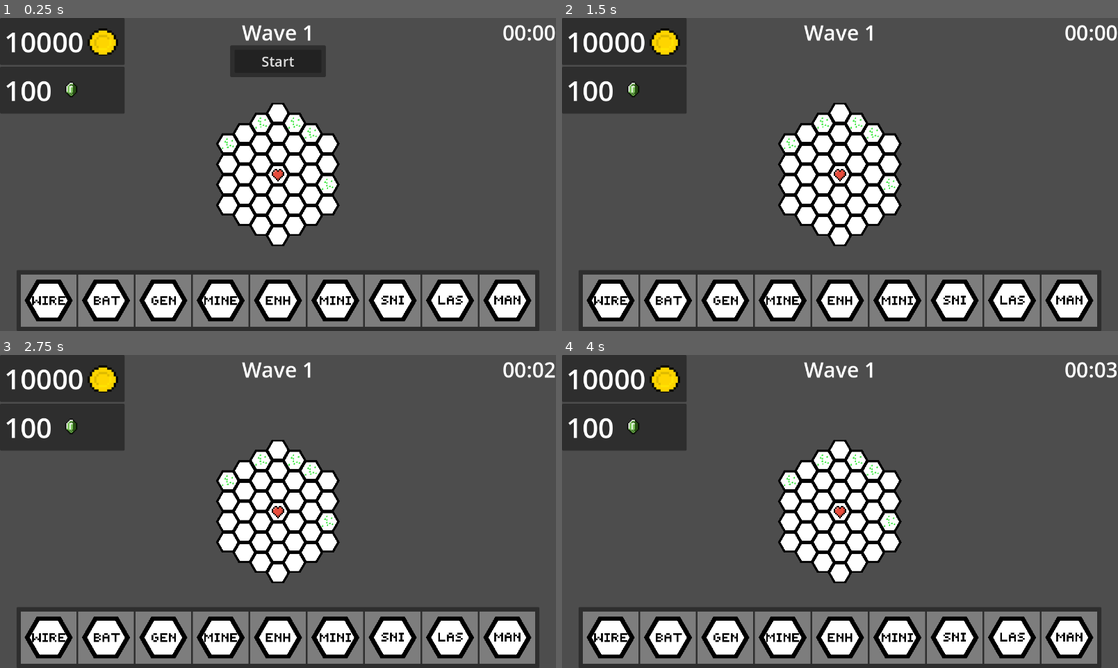
Above: before the commit, frames 1-4 (two rows, left to right).
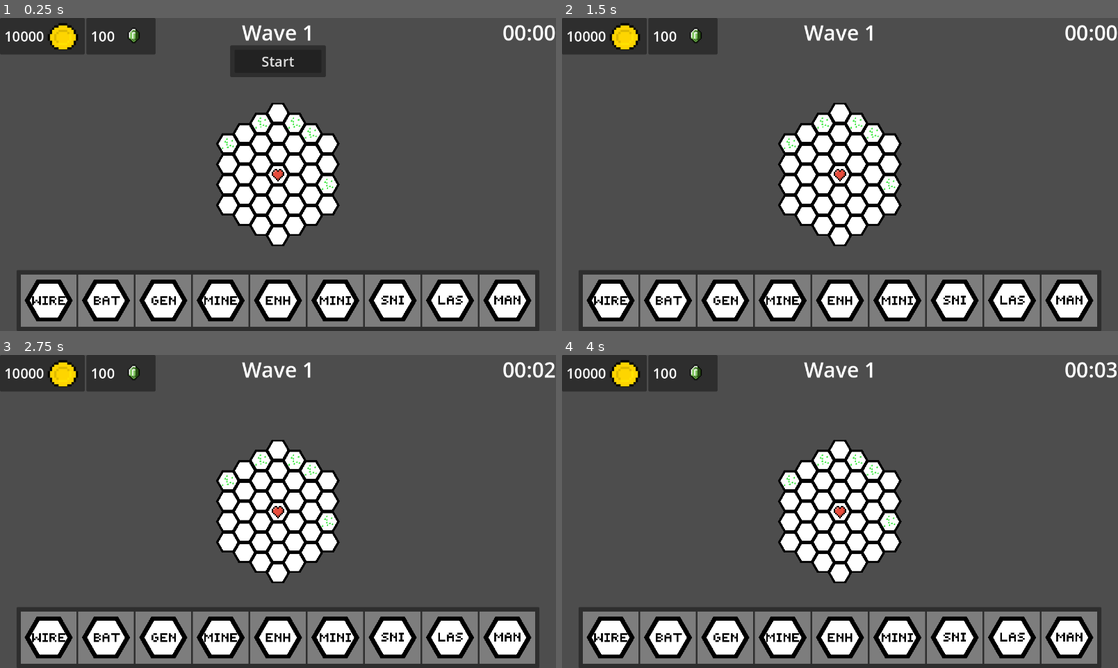
Above: after the commit, the same moments.

Repository: KieranGliver/SpacePowerDefenseGame
Game: Godot game, scene res://Scenes/GameScenes/main.tscn
Same seed, same stepped clock (60 frames per second), same inputs: the game is played once before the commit and once after it.
Inputs (mouse positions are in pixels of both pictures, inside the frame that each line leads up to):
- Up to frame 1 (0.25 s): no input
- Up to frame 2 (1.5 s): click "Start" at 0.5 s; click (612, 299) at 1.25 s
- Up to frame 3 (2.75 s): click (105, 636) at 2 s
- Up to frame 4 (4 s): click (723, 636) at 2.75 s; click (784, 636) at 3.5 s

The runs differ from the first frame. In frame 1, 5.7% of the frame differs, in the area x 0-28%, y 0-31%; in frame 2, 5.7%; in frame 3, 5.7%; in frame 4, 5.7%.

Commit message:
Updated Ui

Diff:
--- a/Scenes/Enemy/BasicEnemy.tscn
+++ b/Scenes/Enemy/BasicEnemy.tscn
@@ -17,6 +17,7 @@
 
 [node name="Enemy" instance=ExtResource("1_d15rj")]
 SPEED = 60.0
+max_hp = 20.0
 max_shield = 0.0
 currency_value = 10
 
@@ -30,6 +31,9 @@
 [node name="CollisionShape2D" parent="HurtBox" index="0"]
 shape = SubResource("CapsuleShape2D_m21mq")
 
+[node name="HitBox" parent="." index="3"]
+damage = 0.0
+
 [node name="CollisionShape2D" parent="HitBox" index="0"]
 shape = SubResource("CapsuleShape2D_06fji")
 
--- a/Scenes/GameScenes/main.tscn
+++ b/Scenes/GameScenes/main.tscn
@@ -29,7 +29,7 @@
 [node name="HexMenu" parent="CanvasLayer/UI" instance=ExtResource("2_yfjim")]
 layout_mode = 1
 
-[node name="ResourceUI" type="VBoxContainer" parent="CanvasLayer/UI"]
+[node name="ResourceUI" type="HBoxContainer" parent="CanvasLayer/UI"]
 layout_mode = 0
 offset_right = 40.0
 offset_bottom = 40.0
--- a/Scenes/UI/Overlay/HexMenu.tscn
+++ b/Scenes/UI/Overlay/HexMenu.tscn
@@ -11,6 +11,14 @@
 [ext_resource type="Texture2D" uid="uid://b8u6jc21l6mat" path="res://Sprites/prototype/hex_sprites/Hex_Icon/minigun_hex.png" id="8_x2tqm"]
 [ext_resource type="Texture2D" uid="uid://db33sg86knnqt" path="res://Sprites/prototype/hex_sprites/Hex_Icon/manual_hex.png" id="9_6yqf4"]
 [ext_resource type="Texture2D" uid="uid://c1qldnulx1e88" path="res://Sprites/prototype/hex_sprites/Hex_Icon/laser_hex.png" id="9_h4jpo"]
+
+[sub_resource type="InputEventKey" id="InputEventKey_bbxr5"]
+device = -1
+keycode = 49
+unicode = 49
+
+[sub_resource type="Shortcut" id="Shortcut_0phod"]
+events = [SubResource("InputEventKey_bbxr5")]
 
 [node name="HexMenu" type="PanelContainer"]
 anchors_preset = 7
@@ -38,6 +46,7 @@
 [node name="WireButton" parent="MarginContainer/HBoxContainer" instance=ExtResource("2_l507q")]
 layout_mode = 2
 action_mode = 0
+shortcut = SubResource("Shortcut_0phod")
 icon = ExtResource("3_q82m2")
 
 [node name="BatteryButton" parent="MarginContainer/HBoxContainer" instance=ExtResource("2_l507q")]
--- a/Scenes/UI/Overlay/curreny_label.tscn
+++ b/Scenes/UI/Overlay/curreny_label.tscn
@@ -24,7 +24,7 @@
 
 [node name="Label" type="Label" parent="MarginContainer/HBoxContainer"]
 layout_mode = 2
-theme_override_font_sizes/font_size = 64
+theme_override_font_sizes/font_size = 32
 text = "INV"
 
 [node name="TextureRect" type="TextureRect" parent="MarginContainer/HBoxContainer"]
--- a/Scenes/UI/hex_tile_map.tscn
+++ b/Scenes/UI/hex_tile_map.tscn
@@ -9,9 +9,7 @@
 separation = Vector2i(18, 0)
 texture_region_size = Vector2i(110, 96)
 0:0/0 = 0
-0:0/0/custom_data_1 = 10.0
 1:0/0 = 0
-1:0/0/custom_data_1 = 10.0
 2:0/0 = 0
 2:0/0/custom_data_0 = true
 3:0/0 = 0
@@ -39,8 +37,6 @@
 tile_size = Vector2i(102, 94)
 custom_data_layer_0/name = "Occupied"
 custom_data_layer_0/type = 1
-custom_data_layer_1/name = "Ore"
-custom_data_layer_1/type = 3
 sources/0 = SubResource("TileSetAtlasSource_yokl5")
 
 [node name="TileMap" type="TileMap"]
--- a/Scripts/Buildings/auto_weapon.gd
+++ b/Scripts/Buildings/auto_weapon.gd
@@ -38,14 +38,13 @@
 			target = enemies[0]
 		target_modes.HEALTH:
 			enemies.sort_custom(func(a, b): return a.hp > b.hp)
+			target = enemies[0]
 		target_modes.SHIELD:
 			var shield_enemies = enemies.filter(func(e): e.max_shield > 0)
 			if not shield_enemies.is_empty():
 				target = shield_enemies[0]
 			else:
 				target = enemies[0]
-
-	target = Methods.find_closest("enemy", global_position)[0]
 
 func enemy_exists():
 	return !get_tree().get_nodes_in_group("enemy").is_empty()
--- a/Scripts/Buildings/building.gd
+++ b/Scripts/Buildings/building.gd
@@ -25,7 +25,6 @@
 var is_weapon: bool = false
 var enhancer_count : int = 0
 var is_enhanced : bool = false
-
 signal destroyed(tile_pos: Vector2)
 
 @onready var enery_bar = $EnergyBar
@@ -34,22 +33,19 @@
 	add_charge(0)
 	update_health(max_hp)
 	update_shield(max_shield)
-	health_bar.visible = false
+	$BarDisplay.visible = false
 
 	if tag == Data.hex_name[Data.hex_ids.ENHANCER]:
 		apply_enhancement()
 
 func _process(delta):
-	var paid = false
 	if (charge_rate > 0):
 		gm.add_system_charge(self, charge_rate*delta)
 	elif (charge_rate < 0):
-		paid = gm.consume_system_charge(self, -charge_rate*delta)
-	if (mine_rate > 0 and paid):
-		if gm.consume_resource(self, mine_rate*delta):
-			gm.add_resource(mine_rate*delta)
+		if gm.consume_system_charge(self, -charge_rate*delta):
+			gm.consume_resource(tile_pos, mine_rate*delta)
+		#gm.add_resource(mine_rate*delta)
 	if (hp < max_hp) and gm.consume_system_charge(self, regen_rate*delta):
-		print("regen")
 		update_health(regen_rate*delta)
 
 func _on_hurt_box_hurt(damage, _direction, _knockback):
--- a/Scripts/Enemy/enemy.gd
+++ b/Scripts/Enemy/enemy.gd
@@ -29,7 +29,7 @@
 	find_target()
 	update_health(max_hp)
 	update_shield(max_shield)
-	health_bar.visible = false
+	$BarDisplay.visible = false
 
 func _process(delta):
 	if shield_recharge and shield <= max_shield:
--- a/Scripts/Managers/game_manager.gd
+++ b/Scripts/Managers/game_manager.gd
@@ -8,10 +8,10 @@
 @onready var um: UiManager = $"../CanvasLayer/UI"
 
 # Preloaded prefabs for various objects
-const BUILDING_PREFAB = preload("res://Scenes/Buildings/building.tscn")
-const MANUAL_PREFAB = preload("res://Scenes/Buildings/Weapons/manual_weapon.tscn")
-const AUTO_HITSCAN_PREFAB = preload("res://Scenes/Buildings/Weapons/hit_scan_auto_weapon.tscn")
-const AUTO_CONTINOUS_PREFAB = preload("res://Scenes/Buildings/Weapons/continous_auto_weapon.tscn")
+@export var BUILDING_PREFAB = preload("res://Scenes/Buildings/building.tscn")
+@export var MANUAL_PREFAB = preload("res://Scenes/Buildings/Weapons/manual_weapon.tscn")
+@export var AUTO_HITSCAN_PREFAB = preload("res://Scenes/Buildings/Weapons/hit_scan_auto_weapon.tscn")
+@export var AUTO_CONTINOUS_PREFAB = preload("res://Scenes/Buildings/Weapons/continous_auto_weapon.tscn")
 
 
 # Variables for game state
@@ -43,7 +43,14 @@
 
 # Triggered when a building is destroyed, updates the grid and power systems
 func _on_building_destroyed(tile_pos: Vector2):
-	tile_map.set_cell(Data.TILE_MAP_LAYER, tile_pos, Data.TILE_MAP_ATLAS_ID, Vector2(0, 0))
+	var ore = 0
+	if tile_map.ore_tiles.has(tile_pos):
+		ore = tile_map.ore_tiles[tile_pos]
+	if ore > 0:
+		tile_map.set_cell(Data.TILE_MAP_LAYER, tile_pos, Data.TILE_MAP_ATLAS_ID, Vector2(Data.hex_ids.ORE, 0))
+	else:
+		tile_map.set_cell(Data.TILE_MAP_LAYER, tile_pos, Data.TILE_MAP_ATLAS_ID, Vector2(Data.hex_ids.BLANK, 0))
+
 	if tile_pos == Vector2.ZERO:
 		defeat()
 	power_systems = tile_map.find_connections()
@@ -74,14 +81,15 @@
 	var tile_data = tile_map.get_cell_tile_data(Data.TILE_MAP_LAYER, pos_clicked)
 	var hex_id = um.hex_icon.hex_id
 	if can_place_hex(tile_data):
-		add_currency(-Data.cost[Data.hex_name[hex_id]][0])
+		add_currency(-Data.cost[Data.hex_name[hex_id]]["currency"][0])
+		add_resource(-Data.cost[Data.hex_name[hex_id]]["ore"][0])
 		spawn_building(pos_clicked, hex_id)
 		for e in get_tree().get_nodes_in_group("enemy"):
 			e.call_deferred("find_target")
 
 # Checks if a hex can be placed on the given tile and currency is available
 func can_place_hex(tile_data: TileData):
-	return tile_data and not tile_data.get_custom_data("Occupied") and Data.cost[Data.hex_name[um.hex_icon.hex_id]][0] <= Data.currency
+	return tile_data and not tile_data.get_custom_data("Occupied") and Data.cost[Data.hex_name[um.hex_icon.hex_id]]["currency"][0] <= Data.currency and Data.cost[Data.hex_name[um.hex_icon.hex_id]]["ore"][0] <= Data.ore
 
 # Initializes placement state and creates a temporary hex icon
 func start_placement(hex_id: int):
@@ -221,12 +229,12 @@
 		#um.update_visiblity(true, um.ui_atlas[um.ui_id.START])
 		wave_spawner.start_wave(Data.wave_number)
 
-func consume_resource(building: Building, amount: float):
-	var tile_pos = building.tile_pos
-	var tile_data = tile_map.get_cell_tile_data(Data.TILE_MAP_LAYER, tile_pos)
-	if tile_data:
-		var resource_amount = tile_data.get_custom_data("Ore")
+func consume_resource(tile_pos: Vector2, amount: float):
+	if tile_map.ore_tiles.has(tile_pos):
+		var resource_amount = tile_map.ore_tiles[tile_pos]
 		if resource_amount > 0:
-			tile_data.set_custom_data("Ore", maxf(resource_amount - amount, 0))
+			amount = minf(resource_amount, amount)
+			tile_map.ore_tiles[tile_pos] = maxf(resource_amount - amount, 0)
+			add_resource(amount)
 			return true
 	return false
--- a/Scripts/UI/HexMenu.gd
+++ b/Scripts/UI/HexMenu.gd
@@ -10,7 +10,8 @@
 	for i in button_arr.size():
 		var string = ""
 		string += Data.hex_name[i+HEX_SPRITE_SHEET_OFFSET].to_upper() + "\n"
-		string += "Cost: " + str(Data.cost[Data.hex_name[i+HEX_SPRITE_SHEET_OFFSET]][0])
+		string += "Currency Cost: " + str(Data.cost[Data.hex_name[i+HEX_SPRITE_SHEET_OFFSET]]["currency"][0]) + "\n"
+		string += "Ore Cost: " + str(Data.cost[Data.hex_name[i+HEX_SPRITE_SHEET_OFFSET]]["ore"][0])
 		button_arr[i].tooltip_text = string
 
 func _on_button_down():
--- a/Scripts/UI/hex_tile_map.gd
+++ b/Scripts/UI/hex_tile_map.gd
@@ -1,6 +1,7 @@
 extends TileMap
 
 const outer_rim = [Vector2(0,-3), Vector2(1,-3), Vector2(2,-2), Vector2(3,-2), Vector2(3,-1), Vector2(3,0), Vector2(3,1), Vector2(2,2), Vector2(1,2), Vector2(0,3), Vector2(-1,2), Vector2(-2,2), Vector2(-3,1), Vector2(-3,0), Vector2(-3,-1), Vector2(-3,-2), Vector2(-2,-2), Vector2(-1,-3)]
+var ore_tiles = {}
 
 func _ready():
 	add_ore()
@@ -11,6 +12,7 @@
 		var picked_tile = possible_tiles.pick_random()
 		set_cell(Data.TILE_MAP_LAYER, picked_tile, Data.TILE_MAP_ATLAS_ID, Vector2(Data.hex_ids.ORE, 0))
 		possible_tiles.erase(picked_tile)
+		ore_tiles.merge({picked_tile: 10.1})
 
 func is_building(tile_pos:Vector2):
 	return get_cell_tile_data(Data.TILE_MAP_LAYER,tile_pos) and get_cell_tile_data(Data.TILE_MAP_LAYER,tile_pos).get_custom_data("Occupied")
--- a/Scripts/Utility/data.gd
+++ b/Scripts/Utility/data.gd
@@ -12,16 +12,16 @@
 const ENHANCEMENT_MULTI = 2.0
 
 const cost = {
-	"heart": [0, 0, 0],
-	"wire": [5, 5, 5],
-	"battery": [50, 50, 50],
-	"generator": [50, 50, 50],
-	"miner": [50, 50, 50],
-	"enhancer": [50, 50, 50],
-	"minigun": [50, 50, 50],
-	"sniper": [50, 50, 50],
-	"laser": [50, 50, 50],
-	"manual": [50, 50, 50]
+	"heart": {"currency":[0, 0, 0], "ore":[0,0,0]},
+	"wire": {"currency":[5, 5, 5], "ore":[0,0,0]},
+	"battery": {"currency":[50, 50, 50], "ore":[0,0,0]},
+	"generator": {"currency":[50, 50, 50], "ore":[0,0,0]},
+	"miner": {"currency":[50, 50, 50], "ore":[0,0,0]},
+	"enhancer": {"currency":[50, 50, 50], "ore":[0,0,0]},
+	"minigun": {"currency":[50, 50, 50], "ore":[0,0,0]},
+	"sniper": {"currency":[50, 50, 50], "ore":[0,0,0]},
+	"laser": {"currency":[50, 50, 50], "ore":[0,0,0]},
+	"manual": {"currency":[50, 50, 50], "ore":[0,0,0]}
 }
 
 const TILE_MAP_LAYER = 0
@@ -335,7 +335,7 @@
 			"time_start": 0,
 			"time_end": 60,
 			"enemy": BASIC_ENEMY,
-			"enemy_num": 1,
+			"enemy_num": 5,
 			"enemy_spawn_delay": 5
 		}
 	],
--- a/Scripts/building_popup.gd
+++ b/Scripts/building_popup.gd
@@ -8,6 +8,7 @@
 @onready var close_button = $MarginContainer/VBoxContainer/TargetMode/TargetModeMenu/CloseButton
 @onready var health_button = $MarginContainer/VBoxContainer/TargetMode/TargetModeMenu/HealthButton
 @onready var shield_button = $MarginContainer/VBoxContainer/TargetMode/TargetModeMenu/ShieldButton
+@onready var upgrade_button = $MarginContainer/VBoxContainer/ButtonContainer/UpgradeButton
 
 var building : Building = null
 
@@ -38,6 +39,11 @@
 				building.weapon.target_modes.SHIELD:
 					shield_button.button_pressed = true
 
+	if building.level < Data.MAX_LEVEL:
+		upgrade_button.tooltip_text = "Currency Cost: " + str(Data.cost[building.tag]["currency"][building.level+1]) + "\n" + "Ore Cost: " + str(Data.cost[building.tag]["ore"][building.level+1])
+	else:
+		upgrade_button.tooltip_text = "Max Level"
+
 func get_building_stats():
 	var ret_string = ""
 
@@ -47,6 +53,8 @@
 		ret_string += "Max Charge: " + str(building.max_charge) + "\n"
 	if building.charge_rate > 0:
 		ret_string += "Charge Rate: " + str(building.charge_rate) + "/s\n"
+	elif building.charge_rate < 0:
+		ret_string += "Charge Cost: " + str(building.charge_rate) + "/s\n"
 	if building.mine_rate > 0:
 		ret_string += "Mine Speed: " + str(building.mine_rate) + "/s\n"
 
--- a/Scripts/ui_manager.gd
+++ b/Scripts/ui_manager.gd
@@ -47,25 +47,37 @@
 func create_popup(tile_pos):
 	building_popup = BUILDING_POPUP_PREFAB.instantiate()
 	building_popup.global_position = get_global_mouse_position()
+	add_child(building_popup)
 	building_popup.building = Methods.find_building(tile_pos)
 	building_popup.connect("sell_button_pressed", _on_sell_button_pressed)
 	building_popup.connect("upgrade_button_pressed", _on_upgrade_button_pressed)
-	add_child(building_popup)
 	building_popup.setup()
+	await get_tree().process_frame
+
+	var screen_size = get_viewport_rect().size
+	var popup_size = building_popup.get_rect().size
+
+	building_popup.position.x = clamp(building_popup.position.x, 0, screen_size.x - popup_size.x)
+	building_popup.position.y = clamp(building_popup.position.y, 0, screen_size.y - popup_size.y)
+	return
+
 
 func _on_sell_button_pressed(building: Building):
 	building.queue_free()
 	building_popup.queue_free()
-	Data.currency += int(Data.cost[building.tag][building.level]*0.7)
+	Data.currency += int(Data.cost[building.tag]["currency"][building.level]*0.7)
+	Data.currency += int(Data.cost[building.tag]["ore"][building.level]*0.7)
 	_on_gm_currency_changed()
 	gm.power_systems = gm.tile_map.find_connections()
 
 func _on_upgrade_button_pressed(building: Building):
 	if building.level < Data.MAX_LEVEL:
-		if Data.cost[building.tag][building.level+1] <= Data.currency:
+		if Data.cost[building.tag]["currency"][building.level+1] <= Data.currency and Data.cost[building.tag]["ore"][building.level+1] <= Data.ore:
 			building.setup(building.level+1)
-			Data.currency -= Data.cost[building.tag][building.level]
+			Data.currency -= Data.cost[building.tag]["currency"][building.level]
+			Data.ore -= Data.cost[building.tag]["ore"][building.level]
 			_on_gm_currency_changed()
+			_on_gm_ore_changed()
 
 func create_hex_icon(hex_id: int):
 	hex_icon = HEX_ICON_PREFAB.instantiate()
Not shown: 1 places in Scenes/UI/Overlay/HexMenu.tscn that only renumber resources
